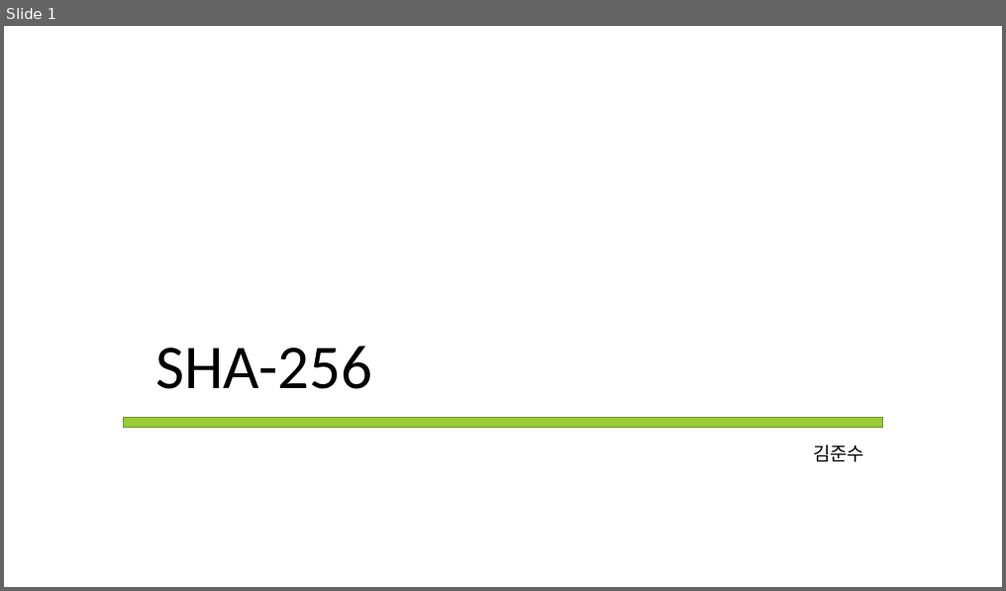
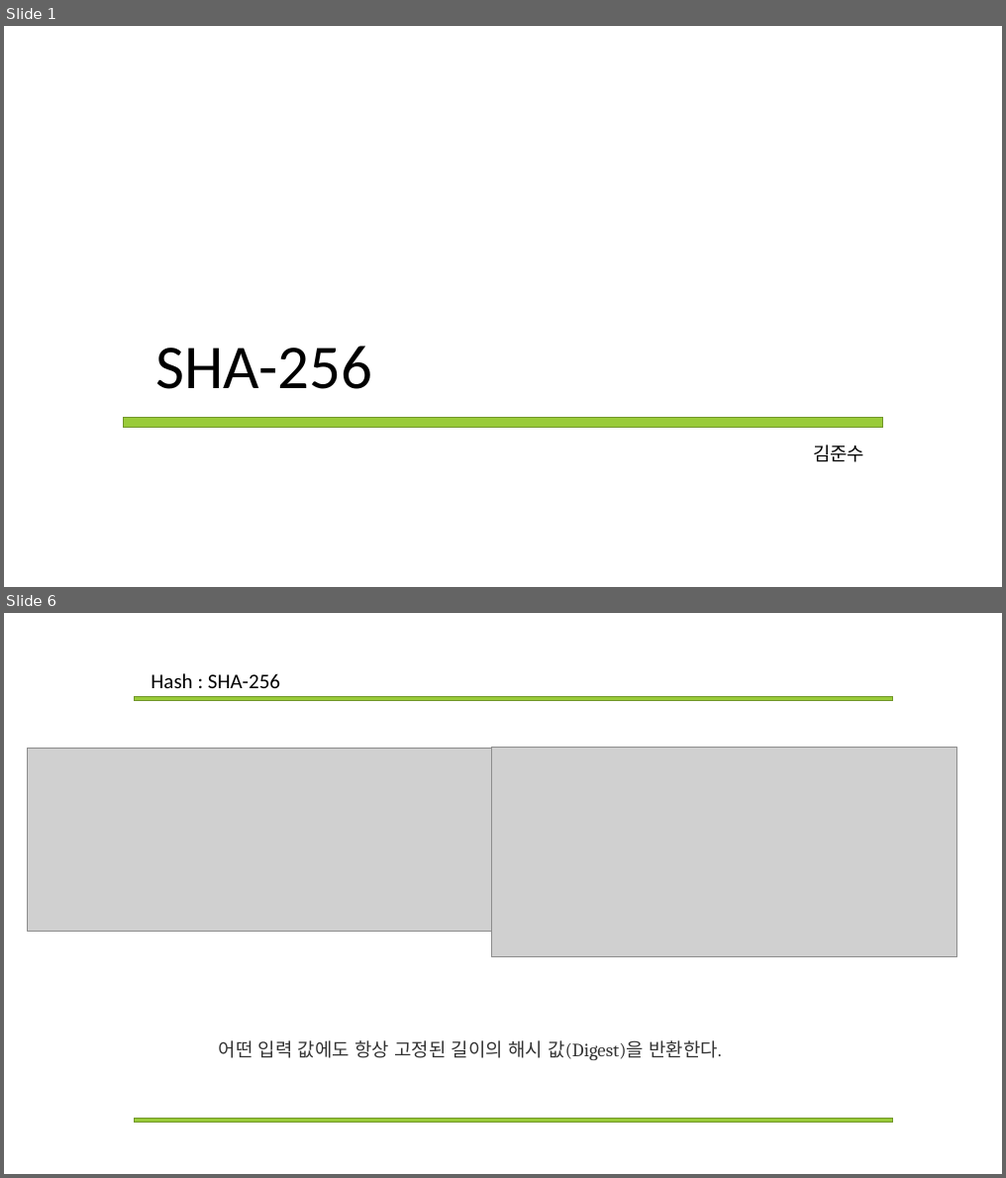
Before and after one commit to Mikusnuz/MyPractice, a slide deck: Study/13. SHA256.pptx. Shown one above the other, each under a label of ours: slide 1 before the commit, slides 1 and 6 after it; the slides between them are not shown. The pictures are 1006x591 and 1006x1178 pixels, drawn with LibreOffice and Linux fonts; fonts in the diff are those of the drawing; grey boxes stand for pictures. Boxes give left, top, right and bottom in pixels: in the first picture for what was removed or moved away, otherwise in the second. Text is boxed around its words. In the diff, an @@ line names an element or a change of style, - is before the commit and + after.

```diff
--- a/Study/13. SHA256.pptx
+++ b/Study/13. SHA256.pptx
@@ slide 6 added at <box>4,613,1002,1174</box>, background #FFFFFF @@
@@ rectangle added at <box>134,697,893,700</box>, fill #99CB38, outline #719629 1 pt @@
@@ text added at <box>151,673,280,688</box>, 20 pt, text #000000 @@
+Hash : SHA-256
@@ picture added at <box>27,748,491,931</box> @@
@@ picture added at <box>491,748,957,958</box> @@
@@ text added at <box>219,1041,721,1060</box>, 18 pt, text #333333 @@
+어떤 입력 값에도 항상 고정된 길이의 해시 값(Digest)을 반환한다.
@@ rectangle added at <box>134,1118,893,1122</box>, fill #99CB38, outline #719629 1 pt @@
```
Also in this commit, not shown: 1 slide changed, 7 other slides added, 1 slide removed.
